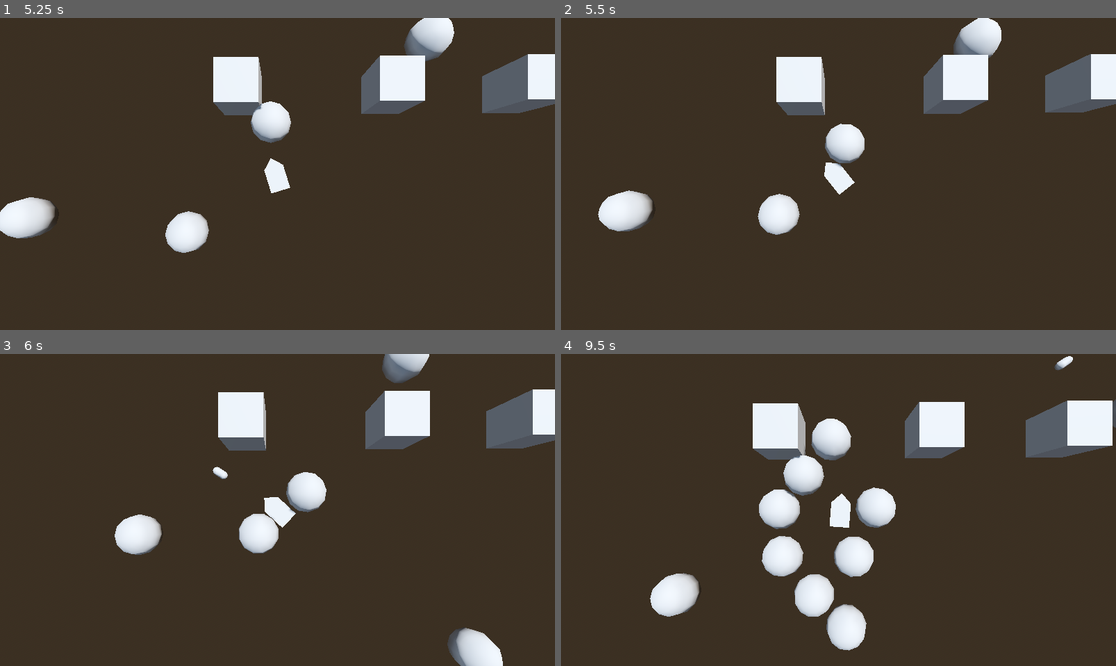
Above: before the commit, frames 1-4 (two rows, left to right).
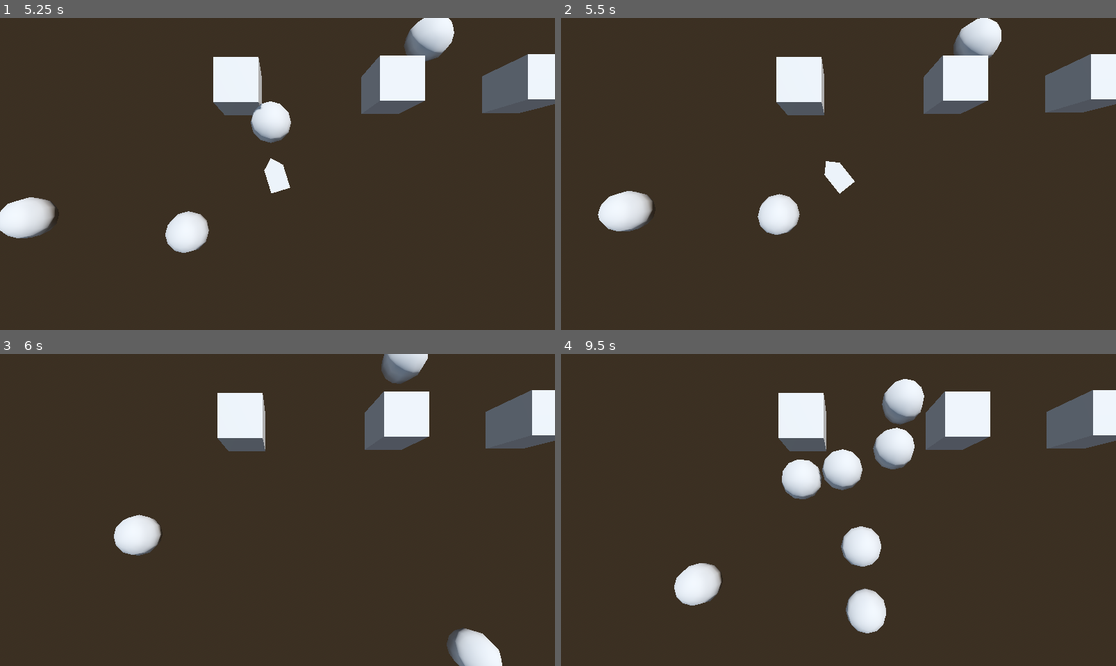
Above: after the commit, the same moments.

Repository: TheiaB/propaganda-asteroids
Game: Godot game, scene res://scenes/game.tscn
The game is run twice, just before and just after one commit, with the same random seed, the same clock (stepped at 60 frames per second) and the same inputs.
Inputs:
- Up to frame 1 (5.25 s): tap Enter at 0.5 s; hold D (right) 0.53-1.28 s; tap J (shoot) at 0.6, 1.55, 2.3, 2.85, 3.6, 4.55 s; hold A (left) 1.28-2.03 s; tap S (break) at 1.35, 4.35 s; hold D (right) 2.03-3.53 s; tap W (gas) at 2.1, 5.1 s; hold A (left) from 3.53 s (still down)
- Up to frame 2 (5.5 s): keep holding A (left); tap J (shoot) at 5.3 s
- Up to frame 3 (6 s): release A (left) at 5.78 s; hold D (right) from 5.78 s (still down); tap J (shoot) at 5.85 s
- Up to frame 4 (9.5 s): tap J (shoot) at 6.6, 7.55, 8.3, 8.85 s; tap S (break) at 7.35 s; release D (right) at 8.03 s; hold A (left) from 8.03 s (still down); tap W (gas) at 8.1 s

Frame 1 is identical in both runs. In frame 2, 0.9% of the frame differs, in the area x 6-100%, y 0-70%; in frame 3, 2.3%; in frame 4, 16%, in the area x 16-100%, y 0-96%.

Commit message:
add Todos and start with item system

Diff:
--- /dev/null
+++ b/scenes/basic_weapon.tscn
@@ -0,0 +1,7 @@
+[gd_scene load_steps=2 format=3 uid="uid://ccdafq5nlkpgj"]
+
+[ext_resource type="Script" uid="uid://yit734t8t3ho" path="res://scripts/basic_weapon.gd" id="1_r6r4d"]
+
+[node name="basic_weapon" type="Node"]
+script = ExtResource("1_r6r4d")
+metadata/_custom_type_script = "uid://cmd6uvcht5xc5"
--- a/scenes/game.tscn
+++ b/scenes/game.tscn
@@ -1,9 +1,11 @@
-[gd_scene load_steps=11 format=3 uid="uid://cnotxnjbhrj4a"]
+[gd_scene load_steps=13 format=3 uid="uid://cnotxnjbhrj4a"]
 
 [ext_resource type="Script" uid="uid://dxicgx2v6rcda" path="res://scripts/game.gd" id="1_lnu2h"]
 [ext_resource type="Script" uid="uid://c3nebth5qx3wg" path="res://scripts/camera_3d.gd" id="1_yqjtg"]
 [ext_resource type="PackedScene" uid="uid://boprrp0xswaga" path="res://scenes/ship.tscn" id="2_lnu2h"]
-[ext_resource type="PackedScene" path="res://scenes/asteroid_manager.tscn" id="5_p57ef"]
+[ext_resource type="PackedScene" uid="uid://ccdafq5nlkpgj" path="res://scenes/basic_weapon.tscn" id="5_iywne"]
+[ext_resource type="PackedScene" uid="uid://cyg2e5xslvje3" path="res://scenes/asteroid_manager.tscn" id="5_p57ef"]
+[ext_resource type="Script" uid="uid://cle63b14ouwvl" path="res://scripts/item.gd" id="5_u5sy4"]
 
 [sub_resource type="ProceduralSkyMaterial" id="ProceduralSkyMaterial_80nbo"]
 sky_horizon_color = Color(0.662243, 0.671743, 0.686743, 1)
@@ -44,9 +46,10 @@
 [node name="WorldEnvironment" type="WorldEnvironment" parent="."]
 environment = SubResource("Environment_feb5d")
 
-[node name="Ship" parent="." instance=ExtResource("2_lnu2h")]
+[node name="Ship" parent="." node_paths=PackedStringArray("weapon") instance=ExtResource("2_lnu2h")]
 unique_name_in_owner = true
 transform = Transform3D(0.5, 0, 0, 0, 0.5, 0, 0, 0, 0.5, 0, 0, 0)
+weapon = NodePath("../Items/Weapons/basic_weapon")
 
 [node name="ForScale" type="Node" parent="."]
 
@@ -107,3 +110,10 @@
 
 [node name="AsteroidManager" parent="." instance=ExtResource("5_p57ef")]
 target_path = NodePath("../Ship")
+
+[node name="Items" type="Node" parent="."]
+script = ExtResource("5_u5sy4")
+
+[node name="Weapons" type="Node" parent="Items"]
+
+[node name="basic_weapon" parent="Items/Weapons" instance=ExtResource("5_iywne")]
--- a/scripts/asteroid.gd
+++ b/scripts/asteroid.gd
@@ -5,25 +5,22 @@
 var ACCELERATION = 3.0
 
 @export var health = 3
+@export var damage = 3
 
 func _ready() -> void:
 	linear_velocity = move_dir
-
-func _integrate_forces(state: PhysicsDirectBodyState3D) -> void:
-	#linear_velocity = move_dir
-	pass
-
 
 
 func _on_visible_on_screen_notifier_3d_screen_exited() -> void:
 	queue_free()
 
 func _on_area_3d_area_entered(bullet: Area3D) -> void:
-	health -= 2
+	health -= bullet.damage
 	bullet.queue_free()
 	if health <= 0:
 		queue_free()
 
 
 func _on_area_3d_body_entered(ship: Ship) -> void:
-	ship.on_collision_with_asteroid()
+	ship.on_collision_with_asteroid(damage)
+	queue_free()
--- /dev/null
+++ b/scripts/basic_weapon.gd
@@ -0,0 +1,3 @@
+extends Weapon
+
+@export var weapon_damage := 1
--- /dev/null
+++ b/scripts/item.gd
@@ -0,0 +1,5 @@
+extends Node
+
+class_name Item
+
+@export var item_name := "generic item"
--- a/scripts/laser.gd
+++ b/scripts/laser.gd
@@ -1,6 +1,7 @@
 extends Area3D
 
 @export var speed := 50
+@export var damage := 1
 
 func _physics_process(delta: float) -> void:
 	global_position -= transform.basis.z * speed * delta
--- a/scripts/ship.gd
+++ b/scripts/ship.gd
@@ -12,7 +12,8 @@
 signal player_hit_static_body
 signal laser_shot
 
-@export var weapon_damage := 1
+@export var weapon: Weapon
+@export var health := 5
 
 @onready var muzzle := $Muzzle
 
@@ -21,8 +22,10 @@
 func on_collide_with_static_body(collision:KinematicCollision3D):
 	emit_signal("player_hit_static_body")
 
-func on_collision_with_asteroid():
-	print("collisoin with asteroid")
+func on_collision_with_asteroid(damage):
+	health -= damage
+	if health <= 0:
+		queue_free()
 
 func _process(delta):
 	if Input.is_action_just_pressed("shoot"):
@@ -33,6 +36,7 @@
 	get_parent().add_child(laser)
 	laser.global_position = muzzle.global_position
 	laser.rotation = rotation
+	laser.damage = weapon.weapon_damage
 	emit_signal("laser_shot", laser)
 
 func _physics_process(delta):
--- /dev/null
+++ b/scripts/weapon.gd
@@ -0,0 +1,3 @@
+extends Item
+
+class_name Weapon
Not shown, added: scripts/basic_weapon.gd.uid
Not shown, added: scripts/item.gd.uid
Not shown, added: scripts/weapon.gd.uid
Not shown, changed: README.md
